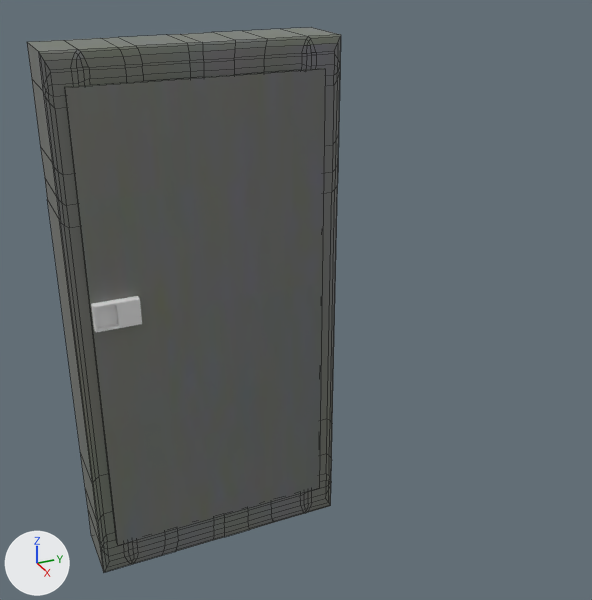
The Blender file Game 2/Assets/Blender Imports/BreakerBox.blend, before and after one commit.
The view is the same before and after, from a 50 mm camera at (2.57, -0.79, 2.19) aimed at (0.09, 0.32, 0.95). Lighting does not change. The marker at lower left points along +X, +Y and +Z. Mesh edges are drawn as thin lines on the coarser meshes.

Before the edit, the objects in view are built like this:
```python
mat_material_001 = principled_material('Material.001')
mat_material_001.texture = img_breaker_box_jpg
me_cube_001 = bpy.data.meshes.new('Cube.001')
me_cube_001.from_pydata(...)  # 648 vertices, 650 faces; spans x -1.0..1.0, y -1.99..1.99, z -0.5..0.5
me_cube_001.materials.append(mat_material_001)  # picture img_breaker_box_jpg
me_cube_002 = bpy.data.meshes.new('Cube.002')
me_cube_002.from_pydata(...)  # a box spanning x -2.0..0.0, y -1.98..0.02, z -1.06..0.94
me_cube_002.materials.append(mat_material_001)  # picture img_breaker_box_jpg
me_cube_003 = bpy.data.meshes.new('Cube.003')
me_cube_003.from_pydata(...)  # 36 vertices, 34 faces; spans x -1.0..1.0, y -1.0..1.0, z -1.0..1.0
ob_breaker_box = bpy.data.objects.new('Breaker Box', me_cube_001)
ob_breaker_box.location = (0.0, 0.0, 0.927)
ob_breaker_box.rotation_euler = (1.571, 0.0, 0.0)  # degrees (90, 0, 0)
ob_breaker_box.scale = (0.115, 0.473, 0.94)
ob_door = bpy.data.objects.new('Door', me_cube_002)
ob_door.location = (0.125, 0.407, 0.985)
ob_door.scale = (0.00569, 0.413, 0.829)
ob_latch = bpy.data.objects.new('Latch', me_cube_003)
ob_latch.location = (0.14, -0.334, 1.043)
ob_latch.scale = (0.0141, 0.0758, 0.045)
```
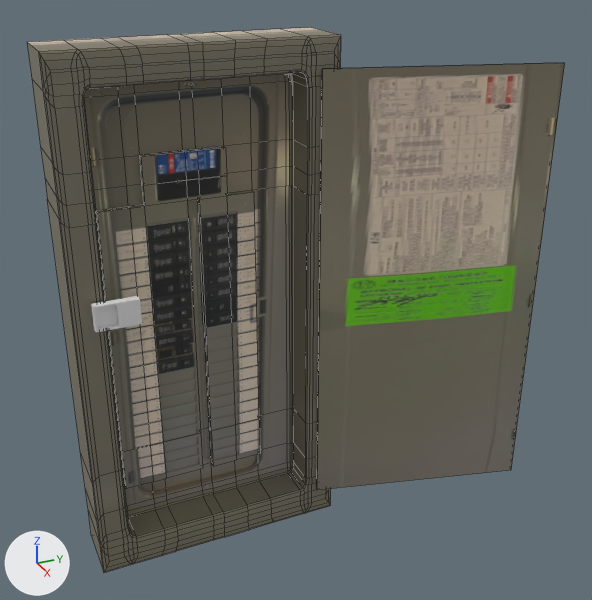
What differs and where, as boxes (x1, y1, x2, y2) in the pictures (592 x 600 px):
```json
{"object": "Door", "change": "surface changed, turned", "before": [65, 68, 326, 545], "after": [317, 63, 565, 490]}
{"object": "Breaker Box", "change": "surface changed, reshaped", "before": [27, 27, 341, 572], "after": [27, 27, 341, 572]}
{"part": 1, "of": "me_cube_001", "change": "built on", "after": [121, 433, 203, 489]}
{"part": 2, "of": "me_cube_001", "change": "built on", "after": [141, 176, 227, 206], "on screen": "black"}
{"part": 3, "of": "me_cube_001", "change": "surface changed", "before": [27, 42, 340, 549], "after": [27, 42, 340, 549]}
{"part": 4, "of": "me_cube_001", "change": "recoloured", "before": [28, 27, 323, 51], "after": [28, 27, 323, 51]}
{"part": 5, "of": "me_cube_002", "change": "surface changed", "before": [65, 69, 326, 545], "after": [317, 63, 565, 490]}
```

Scene script edits in JSON lines:
```json
{"op": "add", "block": "img_circuit_box_pixelized_jpg", "code": ["img_circuit_box_pixelized_jpg = load_image('Circuit Box Pixelized.jpg', '../Materials/Circuit Box Pixelized.jpg', 744, 1000, 'sRGB')"]}
{"op": "set", "path": "mat_material_001.texture", "old": "img_breaker_box_jpg", "new": "img_circuit_box_pixelized_jpg"}
{"op": "add", "block": "mat_material", "code": ["mat_material = principled_material('Material')", "mat_material.texture = img_circuit_box_pixelized_jpg"]}
{"block": "me_cube_001", "where": "# used by ob_breaker_box; location = (0.0, 0.0, 0.927); rotation_euler = (1.571, 0.0, 0.0), in degrees (90, 0, 0); scale = (0.115, 0.473, 0.94)"}
{"op": "remove", "block": "me_cube_001", "code": "me_cube_001.from_pydata(...)  # 648 vertices, 650 faces; spans x -1.0..1.0, y -1.99..1.99, z -0.5..0.5"}
{"op": "add", "block": "me_cube_001", "code": "me_cube_001.from_pydata(...)  # 664 vertices, 666 faces; spans x -1.0..1.0, y -1.99..1.99, z -0.5..0.5"}
{"block": "me_cube_001", "change": "me_cube_001 part 1"}
{"block": "me_cube_001", "change": "3 faces are deleted"}
{"block": "me_cube_001", "change": "8 new vertices lie (0.2, 0.0, 0.0) away from vertices in x -0.15, y -1.41..-1.07, z 0.04..0.36"}
{"block": "me_cube_001", "change": "11 new faces join them"}
{"block": "me_cube_001", "change": "me_cube_001 part 2"}
{"block": "me_cube_001", "change": "3 faces are deleted"}
{"block": "me_cube_001", "change": "8 new vertices lie (0.19, 0.0, 0.0) away from vertices in x -0.15, y 0.89..1.04, z -0.11..0.19"}
{"block": "me_cube_001", "change": "11 new faces join them"}
{"block": "me_cube_001", "change": "me_cube_001 part 3: 615 kept faces spanning x -1.0..1.0, y -1.99..1.99, z -0.5..0.5 get new texture (UV) coordinates"}
{"block": "me_cube_001", "change": "me_cube_001 part 4: 644 faces spanning x -1.0..1.0, y -1.99..1.99, z -0.5..0.5 switch from mat_material_001 (picture img_breaker_box_jpg) to mat_material (picture img_circuit_box_pixelized_jpg)"}
{"block": "me_cube_002", "where": "me_cube_002.from_pydata(...)  # 8 vertices, 6 faces; spans x -2.0..0.0, y -1.98..0.02, z -1.06..0.94"}
{"block": "me_cube_002", "where": "# used by ob_door; location = (0.125, 0.407, 0.985); scale = (0.00569, 0.413, 0.829)"}
{"block": "me_cube_002", "change": "me_cube_002 part 5: texture (UV) coordinates of 2 of 6 faces, centred in x -2.0..0.0, y -0.98, z -0.06, changed; they spanned u 0.03..0.39, v 0.04..1.0 and now span u 0.13..0.45, v 0.03..0.95"}
{"op": "set", "path": "ob_door.rotation_euler", "old": "(0.0, 0.0, 0.0)", "new": "(0.0, 0.0, 2.88)", "note": "degrees (0, 0, 0) -> degrees (0, 0, 165)"}
```
